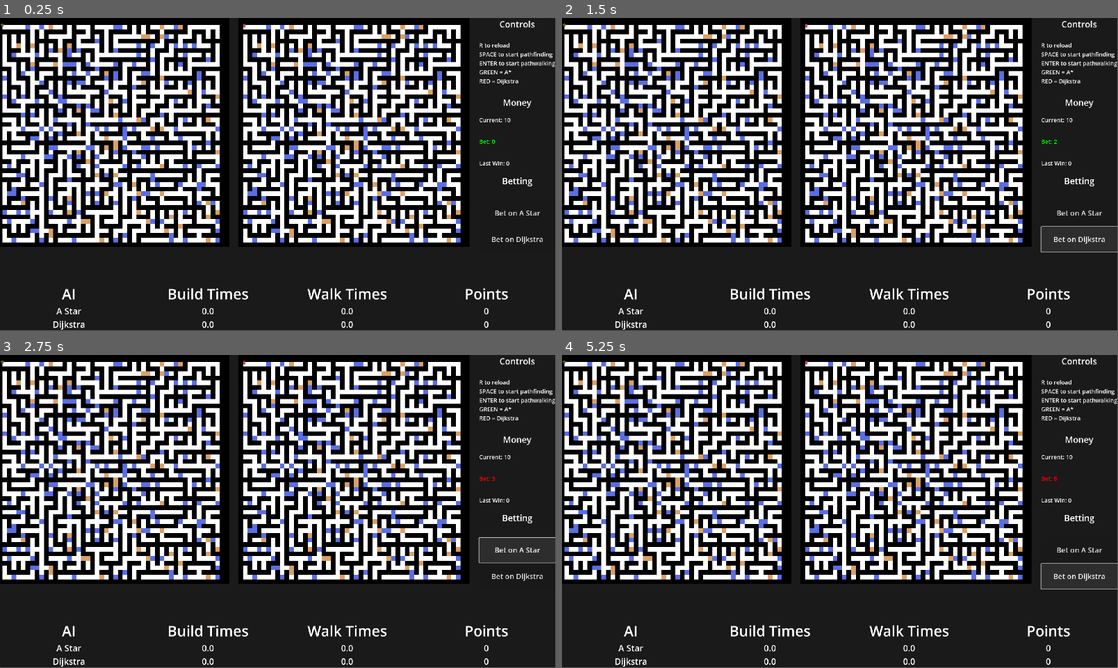
Above: before the commit, frames 1-4 (two rows, left to right).
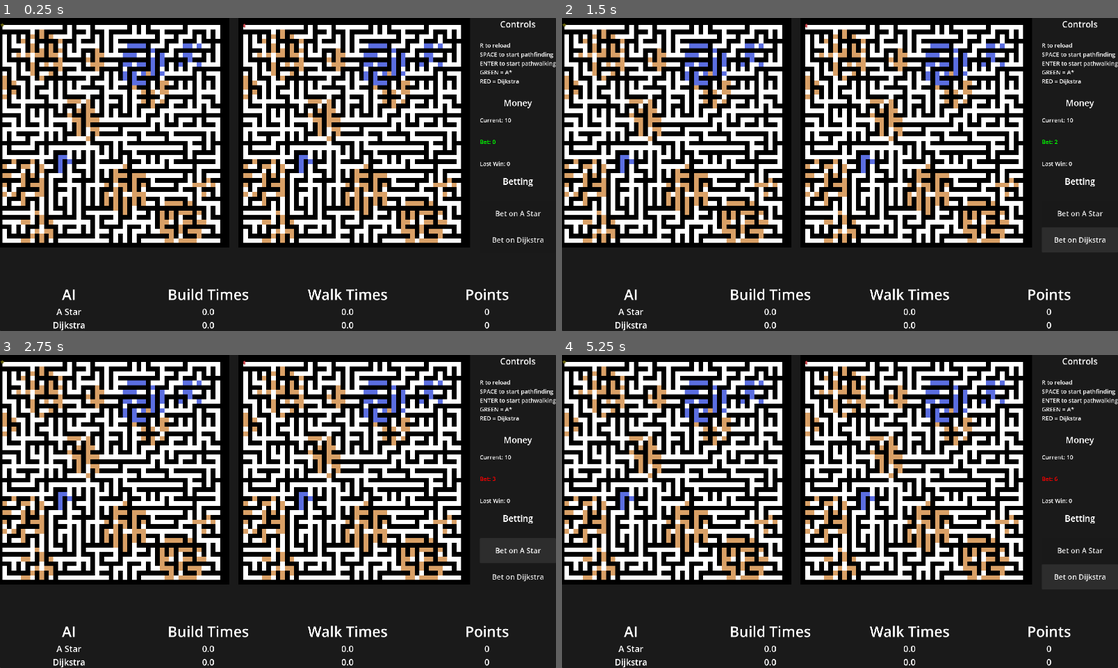
Above: after the commit, the same moments.

Repository: VillerotJustin/Place-your-Bets
Game: Godot game, scene res://world/World.tscn
Same seed, same stepped clock (60 frames per second), same inputs: the game is played once before the commit and once after it.
Inputs:
- Up to frame 1 (0.25 s): no input
- Up to frame 2 (1.5 s): click "Bet on A Star" at 0.5 s; click "Bet on Dijkstra" at 1.25 s
- Up to frame 3 (2.75 s): click "Bet on A Star" at 2 s
- Up to frame 4 (5.25 s): click "Bet on Dijkstra" at 2.75 s; click "Bet on A Star" at 3.5 s; click "Bet on Dijkstra" at 4.25 s; tap Enter at 5 s; tap Space at 5.1 s
In our replay, the window is 799x449 before the commit and 800x450 after it. These sizes can differ from the game's own. Grey fills any space a smaller window leaves; there, only what the larger window draws over its background counts as a difference.

The runs differ from the first frame. In frame 1, 16% of the frame differs, in the area x 0-100%, y 0-100%; in frame 2, 17%; in frame 3, 17%; in frame 4, 17%.

Commit message:
Readme and fixes

Diff:
--- a/HUD/UX_Manager.gd
+++ b/HUD/UX_Manager.gd
@@ -14,6 +14,11 @@
 var _money := 10
 var _bet := 0
 var _last_win := 0
+
+# Race completion tracking
+var race_completed := false
+var both_algorithms_built := false
+var both_algorithms_walked := false
 
 @export_category("Scores")
 
@@ -83,47 +88,89 @@
 	build_time_dijkstra = 0
 	walk_time_astar = 0
 	walk_time_dijkstra = 0
+	race_completed = false
+	both_algorithms_built = false
+	both_algorithms_walked = false
 
 func calculate_points() -> void:
 	points_astar = 0
 	points_dijkstra = 0
 
-	if build_time_astar > build_time_dijkstra:
-		points_dijkstra += 1
-	elif build_time_astar < build_time_dijkstra:
-		points_astar += 1
-	elif build_time_astar != 0:
-		points_astar += 1
-		points_dijkstra += 1
+	# Check if both building phases are complete
+	if build_time_astar > 0 and build_time_dijkstra > 0:
+		both_algorithms_built = true
+		if build_time_astar > build_time_dijkstra:
+			points_dijkstra += 1
+		elif build_time_astar < build_time_dijkstra:
+			points_astar += 1
+		else:
+			points_astar += 1
+			points_dijkstra += 1
 
-	if walk_time_astar > walk_time_dijkstra:
-		points_dijkstra += 1
-	elif walk_time_astar < walk_time_dijkstra:
-		points_astar += 1
-	elif walk_time_astar != 0:
-		points_astar += 1
-		points_dijkstra += 1
+	# Check if both walking phases are complete
+	if walk_time_astar > 0 and walk_time_dijkstra > 0:
+		both_algorithms_walked = true
+		if walk_time_astar > walk_time_dijkstra:
+			points_dijkstra += 1
+		elif walk_time_astar < walk_time_dijkstra:
+			points_astar += 1
+		else:
+			points_astar += 1
+			points_dijkstra += 1
+
+	# Only determine winner and process bets when both phases are complete
+	if both_algorithms_built and both_algorithms_walked and not race_completed:
+		race_completed = true
+		_process_bet_results()
+
+func _process_bet_results() -> void:
+	# Only process bets if there was actually a bet placed
+	if bet == 0:
+		return
 
 	if points_astar == 0 and points_dijkstra == 0:
 		return
 
-	var astar_win: bool = points_astar > points_dijkstra
+	var astar_wins: bool = points_astar > points_dijkstra
+	var is_tie: bool = points_astar == points_dijkstra
 
-	if astar_win and betting_for_astar:
-		HUD_instance.show_message("You won your bet")
-		money += bet * 2
-	elif not astar_win and not betting_for_astar:
-		HUD_instance.show_message("You won your bet")
-		money += bet * 2
+	if is_tie:
+		HUD_instance.show_message("It's a tie! Bet returned")
+		# Return the bet, don't add or subtract
+		last_win = 0
+	elif astar_wins and betting_for_astar:
+		HUD_instance.show_message("You won your bet on A*!")
+		last_win = bet * 2
+		money += last_win
+	elif not astar_wins and not betting_for_astar:
+		HUD_instance.show_message("You won your bet on Dijkstra!")
+		last_win = bet * 2
+		money += last_win
 	else:
+		if betting_for_astar:
+			HUD_instance.show_message("You lost your bet on A*")
+		else:
+			HUD_instance.show_message("You lost your bet on Dijkstra")
 		money -= bet
+		last_win = -bet
 
-	#reset()
+	# Reset bet for next round
+	bet = 0
 
 func increase_bet(side: bool) -> void:
+	# Don't allow betting during a race
+	if _is_race_in_progress():
+		HUD_instance.show_message("Cannot bet during race!")
+		return
+
 	bet += 1
 	bet = min(money, bet)
 	betting_for_astar = side
+
+func _is_race_in_progress() -> bool:
+	# Race is in progress if any timing is happening or race isn't complete
+	return (build_time_astar > 0 or build_time_dijkstra > 0 or
+			walk_time_astar > 0 or walk_time_dijkstra > 0) and not race_completed
 
 
 func refresh() -> void:
@@ -141,10 +188,10 @@
 	HUD_instance.update_time_label(2, walk_time_astar)
 	HUD_instance.update_time_label(3, walk_time_dijkstra)
 
+	# Only calculate points and check for race completion
 	calculate_points()
 
 	HUD_instance.update_points_labels(points_astar, points_dijkstra)
-
 	HUD_instance.update_money(money, bet, last_win, betting_for_astar)
 
 	is_refreshing = false
--- a/HUD/hud.gd
+++ b/HUD/hud.gd
@@ -43,15 +43,7 @@
 	points_label_astar.text = str(astar)
 	points_label_dijkstra.text = str(dijkstra)
 
-	if astar == dijkstra and dijkstra == 0:
-		return
-
-	if astar > dijkstra:
-		show_message("A* Won")
-	elif astar < dijkstra:
-		show_message("Dijkstra Won")
-	else:
-		show_message("Equality")
+	# Winner messages are now handled by UX_Manager when race is complete
 
 func update_money(money: int, bet: int, last_win: int, side: bool) -> void:
 	money_label.text = "Current: " + str(money)
--- a/HUD/hud.tscn
+++ b/HUD/hud.tscn
@@ -305,12 +305,14 @@
 [node name="AStarBet" type="Button" parent="Panel/Container/VBoxContainer/PanelContainer3/VBoxContainer"]
 layout_mode = 2
 size_flags_vertical = 3
+focus_mode = 0
 theme_override_font_sizes/font_size = 25
 text = "Bet on A Star"
 
 [node name="DijkstraBeT" type="Button" parent="Panel/Container/VBoxContainer/PanelContainer3/VBoxContainer"]
 layout_mode = 2
 size_flags_vertical = 3
+focus_mode = 0
 theme_override_font_sizes/font_size = 25
 text = "Bet on Dijkstra"
 
--- a/explorers/a_star/a_star.gd
+++ b/explorers/a_star/a_star.gd
@@ -126,11 +126,12 @@
 				continue
 
 			# Calculate tentative g_score (include tile difficulty as movement cost)
+			# Astar has the same difficulty for every harder tiles
 			var movement_cost = 1.0
 			if tile_difficulty == 2:
-				movement_cost = 1.5  # Medium difficulty
+				movement_cost = 2.0  # Medium difficulty
 			elif tile_difficulty == 5:
-				movement_cost = 3.0  # Hard difficulty
+				movement_cost = 2.0  # Hard difficulty
 			# tile_difficulty 0 (passages) use base cost of 1.0
 			var tentative_g = g_score[current_key] + movement_cost
 
@@ -233,14 +234,14 @@
 	# Get tile difficulty
 	var tile_difficulty = lab_gen.tile_labyrinth[grid_pos.y][grid_pos.x]
 
-	# Adjust speed based on difficulty
-	match tile_difficulty:
+	# Adjust speed based on difficulty astar has changed mouvment
+	match tile_difficulty: # It is easier to move on hard but harder on medium
 		0:  # Easy passage
 			current_speed = default_speed
 		2:  # Medium difficulty
-			current_speed = default_speed * 0.7
+			current_speed = default_speed * 0.6
 		5:  # Hard difficulty
-			current_speed = default_speed * 0.4
+			current_speed = default_speed * 0.6
 		10: # Wall (shouldn't happen but just in case)
 			current_speed = default_speed * 0.1
 		_:  # Default for any other value
--- a/explorers/dijkstra/dijkstra.gd
+++ b/explorers/dijkstra/dijkstra.gd
@@ -248,7 +248,7 @@
 	# Get tile difficulty
 	var tile_difficulty = lab_gen.tile_labyrinth[grid_pos.y][grid_pos.x]
 
-	# Adjust speed based on difficulty
+	# Adjust speed based on difficulty dijkstra has default mouvmement
 	match tile_difficulty:
 		0:  # Easy passage
 			current_speed = default_speed
--- a/project.godot
+++ b/project.godot
@@ -23,6 +23,8 @@
 
 window/size/viewport_width=1920
 window/size/viewport_height=1080
+window/size/resizable=false
+window/stretch/mode="viewport"
 
 [rendering]
 
--- a/world/World.tscn
+++ b/world/World.tscn
@@ -14,6 +14,7 @@
 explorer_2 = NodePath("../dijkstra")
 width = 50
 height = 50
+difficulty_pattern = "Clustered Areas"
 
 [node name="Camera2D" type="Camera2D" parent="."]
 position = Vector2(960, 540)
--- a/world/labyrinth_generator.gd
+++ b/world/labyrinth_generator.gd
@@ -18,6 +18,7 @@
 @export_range(0.1, 0.5, 0.05) var difficulty_path_percentage:float = 0.2  # % of passages to make harder
 @export var min_difficulty:int = 2
 @export var max_difficulty:int = 5
+@export_range(0.1, 0.9, 0.1) var low_difficulty_bias:float = 0.7  # Probability of getting min_difficulty vs max_difficulty
 
 @onready var number_of_cells: int = width * height
 #TODO decide on method
@@ -86,8 +87,6 @@
 
 	place_explorers()
 
-	build_graph()
-
 # ====================================================================
 # UTILS
 # ====================================================================
@@ -219,13 +218,9 @@
 		var selected_tile = passage_tiles[random_index]
 		passage_tiles.remove_at(random_index)
 
-		# Assign random difficulty between min and max
-		var difficulty = randi_range(min_difficulty, max_difficulty)
-
-		# Make difficulty either 2 or 5 for more contrast
-		if difficulty < (min_difficulty + max_difficulty) / 2:
-			difficulty = min_difficulty
-		else:
+		# Assign difficulty based on bias setting
+		var difficulty = min_difficulty
+		if randf() > low_difficulty_bias:
 			difficulty = max_difficulty
 
 		tile_labyrinth[selected_tile.y][selected_tile.x] = difficulty
@@ -249,12 +244,10 @@
 			continue
 
 		var cluster_size = randi_range(2, 5)  # Cluster radius
-		var difficulty = randi_range(min_difficulty, max_difficulty)
-
-		# Make difficulty either 2 or 5 for more contrast
-		if difficulty < (min_difficulty + max_difficulty) / 2:
-			difficulty = min_difficulty
-		else:
+
+		# Assign difficulty based on bias setting
+		var difficulty = min_difficulty
+		if randf() > low_difficulty_bias:
 			difficulty = max_difficulty
 
 		# Apply difficulty to nearby tiles
Not shown, added: README.md
